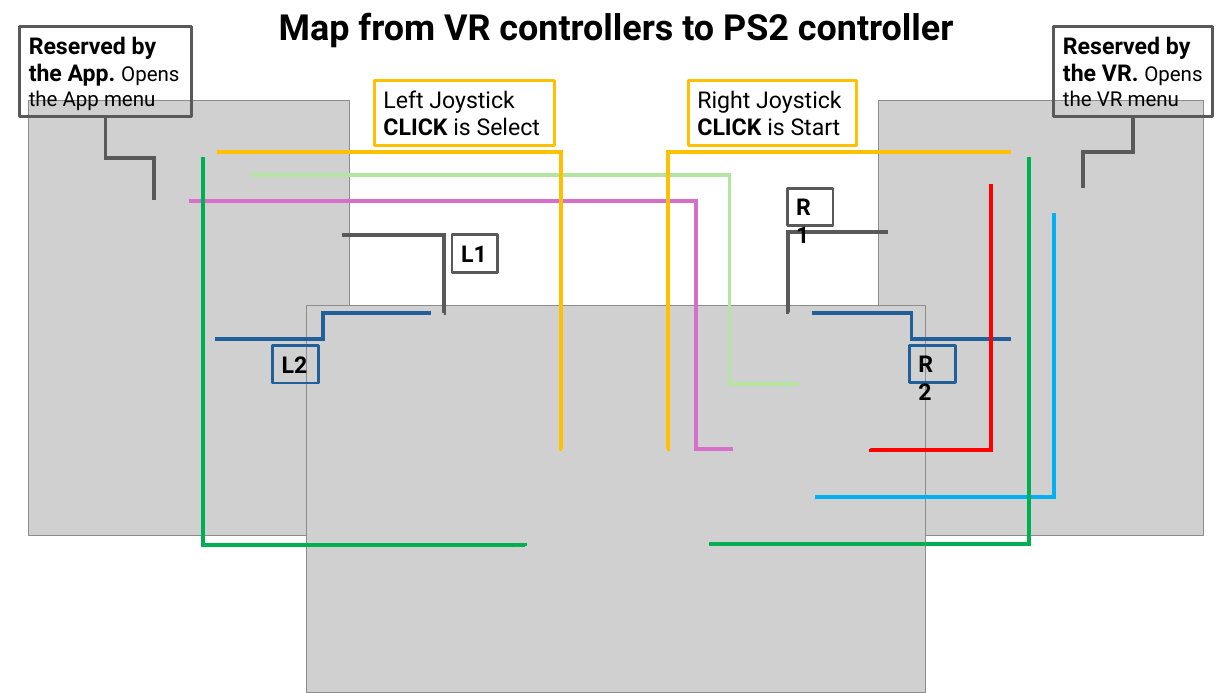
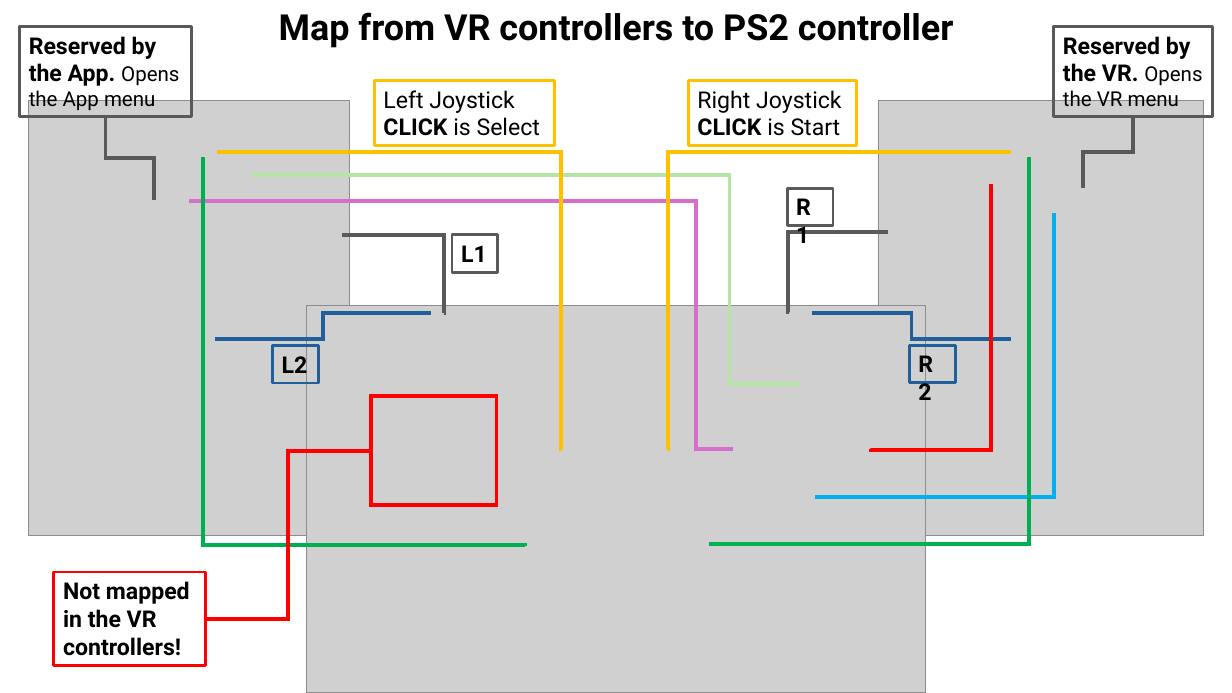
Before and after one commit to irotaicnoc/yahboom_rdk_x3_robot, a slide deck: slide 1 of sunriseRobot/app_SunriseRobot/info/vr_controller_map_en.pptx. Drawn at 1232x693 pixels with LibreOffice and Linux fonts; fonts in the diff are those of the drawing; grey boxes stand for pictures. Boxes give left, top, right and bottom in pixels: in the first picture for what was removed or moved away, otherwise in the second. Text is boxed around its words. In the diff, an @@ line names an element or a change of style, - is before the commit and + after.

Commit message:
updated VR controller mappings

```diff
--- a/sunriseRobot/app_SunriseRobot/info/vr_controller_map_en.pptx
+++ b/sunriseRobot/app_SunriseRobot/info/vr_controller_map_en.pptx
@@ rectangle added at (x1=371, y1=396, x2=496, y2=506), outline #FF0000 3 pt @@
@@ elbow line added from (205, 619) to (371, 451), #FF0000 3 pt @@
@@ rectangle added at (x1=54, y1=572, x2=205, y2=665), outline #FF0000 2.25 pt, 18 pt, text #000000, bold @@
+Not mapped in the VR controllers!
```
Also in this commit, not shown: 1 other file.
